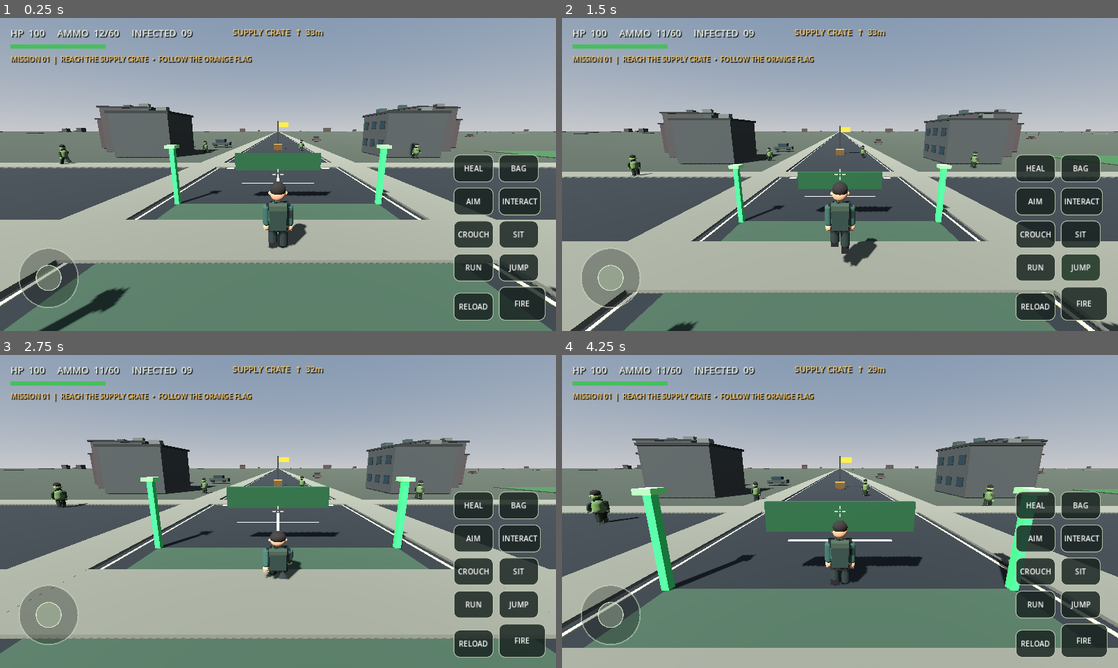
Above: before the commit, frames 1-4 (two rows, left to right).
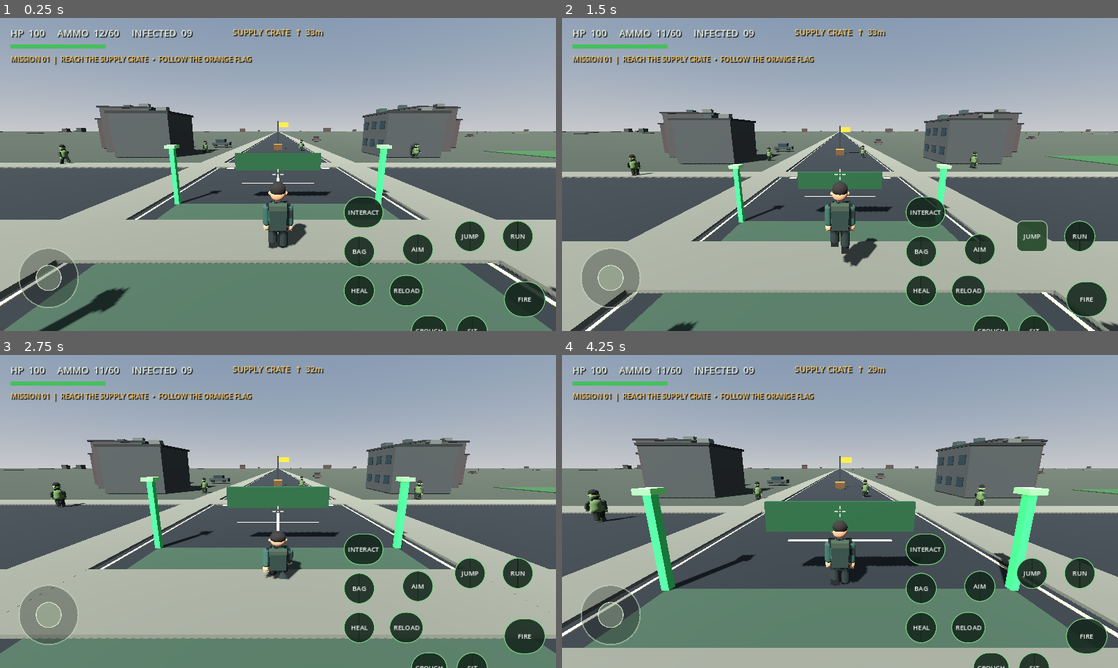
Above: after the commit, the same moments.

Repository: aljunatis40-alt/zombie-world-survivor
Game: Godot game, scene res://scenes/main.tscn
Two runs of this game, one before a commit and one after it. Both use one fixed random seed, a clock stepped at 60 frames per second and the inputs below.
Inputs (mouse positions are in pixels of both pictures, inside the frame that each line leads up to):
- Up to frame 1 (0.25 s): no input
- Up to frame 2 (1.5 s): click "FIRE" at 0.5 s; click "JUMP" at 1.25 s
- Up to frame 3 (2.75 s): move the mouse to (305, 511) at 2.02 s; hold W (move_forward) from 2.03 s (still down); tap C (crouch) at 2.1 s; click (305, 511) at 2.3 s
- Up to frame 4 (4.25 s): keep holding W (move_forward); move the mouse to (812, 511) at 2.77 s; click (812, 511) at 2.85 s; tap Shift (sprint) at 3.05 s; move the mouse to (851, 505) at 3.52 s; hold Shift (sprint) from 3.53 s (still down); tap C (crouch) at 3.8 s

The runs differ from the first frame. In frame 1, 8.1% of the frame differs, in the area x 10-99%, y 40-100%; in frame 2, 8.1%; in frame 3, 8.1%; in frame 4, 8.6%, in the area x 4-99%, y 39-100%.

Commit message:
Implement CODM-style radial mobile controls

Diff:
--- a/scripts/hud.gd
+++ b/scripts/hud.gd
@@ -182,16 +182,22 @@
 	hint_label.position = Vector2(margin + 8.0 * ui_scale, -margin - 94.0 * ui_scale)
 	hint_label.add_theme_font_size_override("font_size", roundi(14.0 * ui_scale))
 
-	_place_button(fire_button, fire_size, Vector2(-margin - fire_size.x, -margin - fire_size.y))
-	_place_button(reload_button, action_size, Vector2(-margin - fire_size.x - gap - action_size.x, -margin - action_size.y))
-	_place_button(jump_button, action_size, Vector2(-margin - fire_size.x, -margin - fire_size.y - gap - action_size.y))
-	_place_button(sprint_button, action_size, Vector2(-margin - fire_size.x - gap - action_size.x, -margin - fire_size.y - gap - action_size.y))
-	_place_button(sit_button, action_size, Vector2(-margin - fire_size.x, -margin - fire_size.y - 2.0 * (gap + action_size.y)))
-	_place_button(crouch_button, action_size, Vector2(-margin - fire_size.x - gap - action_size.x, -margin - fire_size.y - 2.0 * (gap + action_size.y)))
-	_place_button(aim_button, action_size, Vector2(-margin - fire_size.x - gap - action_size.x, -margin - fire_size.y - 3.0 * (gap + action_size.y)))
-	_place_button(interact_button, action_size, Vector2(-margin - fire_size.x, -margin - fire_size.y - 3.0 * (gap + action_size.y)))
-	_place_button(heal_button, action_size, Vector2(-margin - fire_size.x - gap - action_size.x, -margin - fire_size.y - 4.0 * (gap + action_size.y)))
-	_place_button(inventory_button, action_size, Vector2(-margin - fire_size.x, -margin - fire_size.y - 4.0 * (gap + action_size.y)))
+	# CODM-inspired radial cluster: primary combat controls arc around FIRE.
+	var right := size.x - margin
+	var bottom := size.y - margin
+	var circle_size := Vector2(72.0, 72.0) * ui_scale
+	var fire_circle_size := Vector2(96.0, 82.0) * ui_scale
+	_place_button(fire_button, fire_circle_size, Vector2(-margin - fire_circle_size.x, -margin - fire_circle_size.y - 8.0 * ui_scale))
+	_place_button(jump_button, circle_size, Vector2(-margin - 210.0 * ui_scale, -margin - 230.0 * ui_scale))
+	_place_button(aim_button, circle_size, Vector2(-margin - 330.0 * ui_scale, -margin - 200.0 * ui_scale))
+	_place_button(reload_button, circle_size, Vector2(-margin - 360.0 * ui_scale, -margin - 105.0 * ui_scale))
+	_place_button(crouch_button, circle_size, Vector2(-margin - 310.0 * ui_scale, -margin - 12.0 * ui_scale))
+	_place_button(sit_button, circle_size, Vector2(-margin - 205.0 * ui_scale, -margin - 12.0 * ui_scale))
+	_place_button(sprint_button, circle_size, Vector2(-margin - 100.0 * ui_scale, -margin - 230.0 * ui_scale))
+	# Utility buttons form a compact inner column, clear of the screen edge.
+	_place_button(interact_button, circle_size, Vector2(-margin - 465.0 * ui_scale, -margin - 285.0 * ui_scale))
+	_place_button(inventory_button, circle_size, Vector2(-margin - 465.0 * ui_scale, -margin - 195.0 * ui_scale))
+	_place_button(heal_button, circle_size, Vector2(-margin - 465.0 * ui_scale, -margin - 105.0 * ui_scale))
 	inventory_panel.position = Vector2(size.x * 0.5 - 150.0 * ui_scale, size.y * 0.5 - 100.0 * ui_scale)
 	inventory_panel.size = Vector2(300.0 * ui_scale, 200.0 * ui_scale)
 	inventory_text.add_theme_font_size_override("font_size", roundi(20.0 * ui_scale))
@@ -215,7 +221,17 @@
 	button.z_index = 101
 	button.visible = true
 	button.focus_mode = Control.FOCUS_NONE
-	button.add_theme_font_size_override("font_size", roundi(17.0 * ui_scale))
+	button.add_theme_font_size_override("font_size", roundi(15.0 * ui_scale))
+	var round_style := StyleBoxFlat.new()
+	round_style.bg_color = Color(0.08, 0.15, 0.11, 0.88)
+	round_style.border_color = Color(0.48, 0.82, 0.52, 0.92)
+	round_style.set_border_width_all(2)
+	round_style.set_corner_radius_all(roundi(minf(button_size.x, button_size.y) * 0.5))
+	round_style.content_margin_left = 3
+	round_style.content_margin_right = 3
+	button.add_theme_stylebox_override("normal", round_style)
+	button.add_theme_stylebox_override("hover", _button_style(Color(0.17, 0.30, 0.19, 0.96)))
+	button.add_theme_stylebox_override("pressed", _button_style(Color(0.38, 0.20, 0.10, 0.98)))
 
 func _button_style(color: Color) -> StyleBoxFlat:
 	var style := StyleBoxFlat.new()
